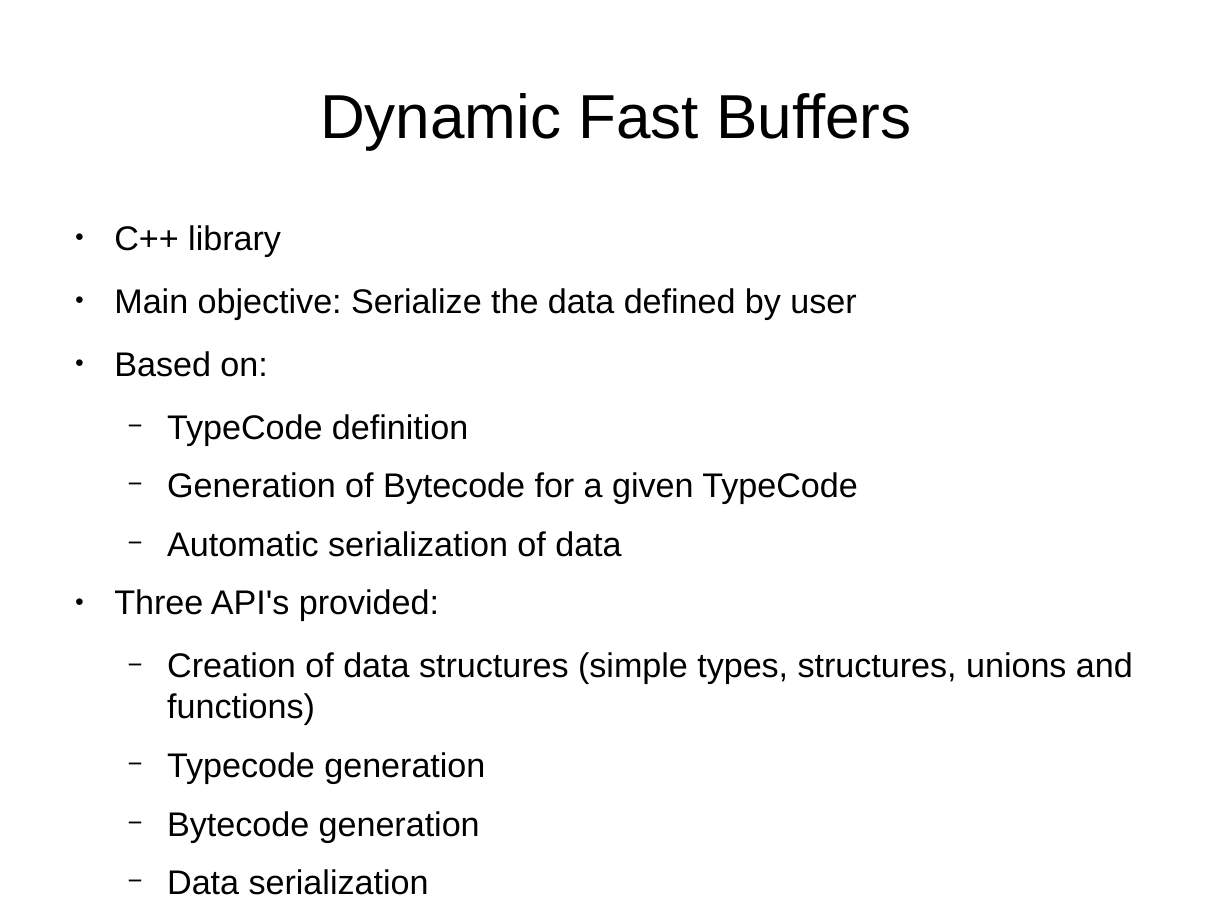
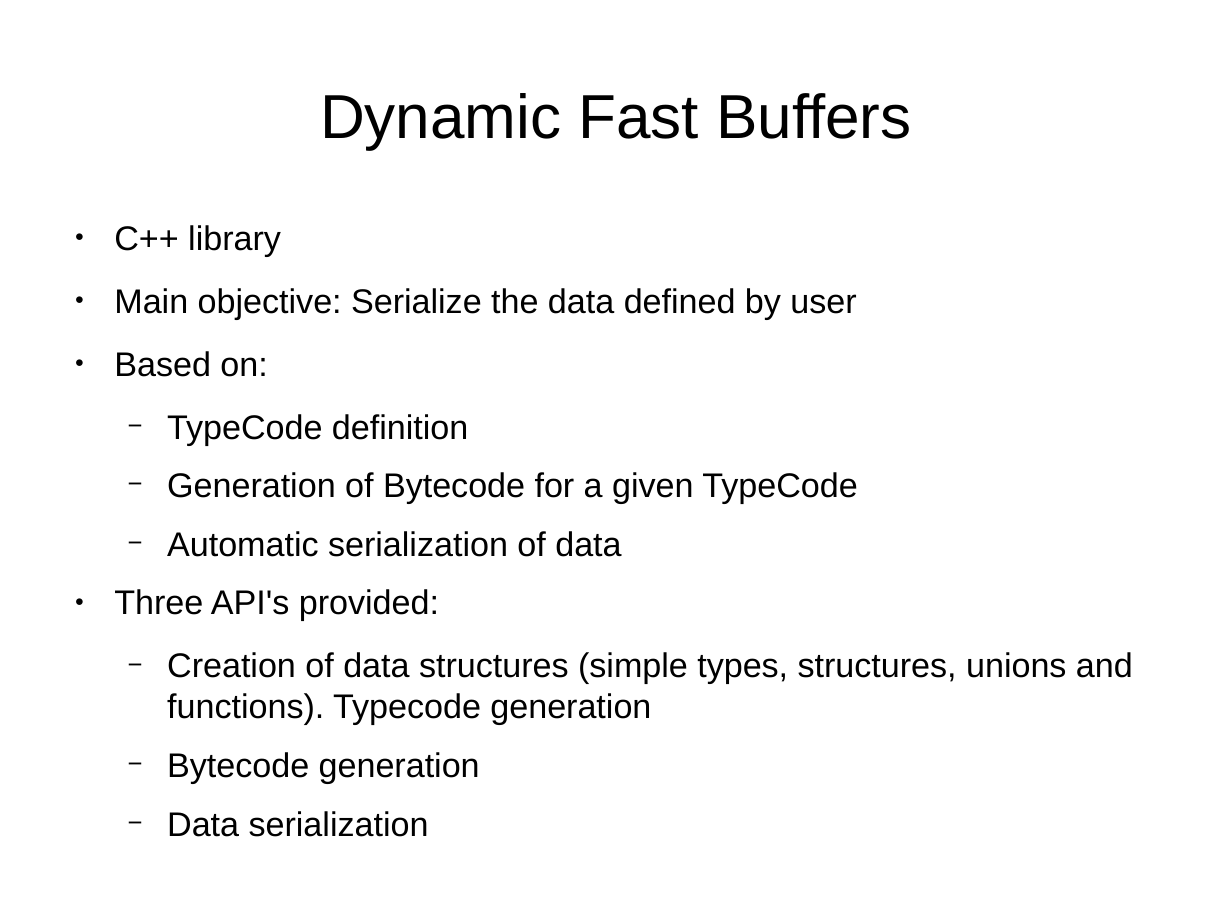
Before and after one commit to eProsima/Dynamic-Fast-Buffers, a slide deck: slide 11 of doc/DynamicFastBuffers.odp. Drawn at 1232x924 pixels with LibreOffice and Linux fonts; fonts in the diff are those of the drawing. Boxes give left, top, right and bottom in pixels: in the first picture for what was removed or moved away, otherwise in the second. Text is boxed around its words. In the diff, an @@ line names an element or a change of style, - is before the commit and + after.

```diff
--- a/doc/DynamicFastBuffers.odp
+++ b/doc/DynamicFastBuffers.odp
@@ text at <box>167,652,1133,725</box>: text changed @@
-  − Creation of data structures (simple types, structures, unions and functions)
-  − Typecode generation
+  − Creation of data structures (simple types, structures, unions and functions). Typecode generation
```
